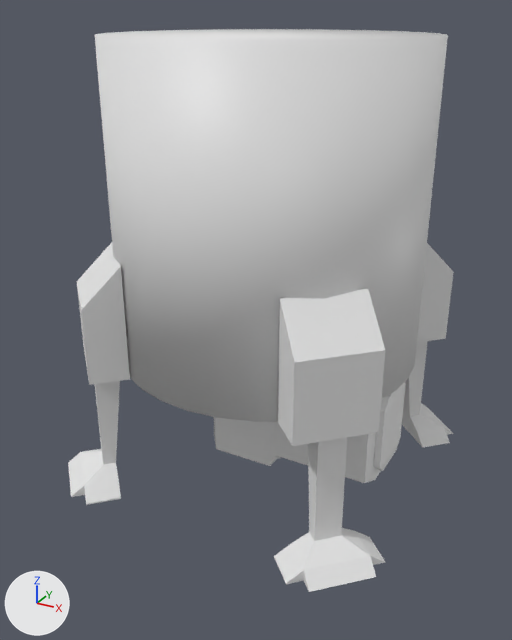
The Blender file Assets/homestead/models/habitat.blend, before and after one commit.
Camera for both pictures: a camera (50 mm lens) standing at (8.26, -15.72, 10.0) and looking at (-0.02, -0.66, 2.47). The axes (+X, +Y, +Z) are drawn at lower left. The lights are the same throughout.

The older version as bpy lines, for what is in view:
```python
me_cube_002 = bpy.data.meshes.new('Cube.002')
me_cube_002.from_pydata(...)  # 24 vertices, 26 faces; spans x -1.0..1.0, y -0.75..0.75, z -1.0..1.0
me_cube_005 = bpy.data.meshes.new('Cube.005')
me_cube_005.from_pydata(...)  # 34 vertices, 28 faces; spans x -1.22..1.25, y -0.77..1.0, z -4.4..2.0
me_cylinder = bpy.data.meshes.new('Cylinder')
me_cylinder.from_pydata(...)  # 72 vertices, 39 faces; spans x -1.0..1.0, y -1.0..1.0, z -1.01..1.0
ob_leg = bpy.data.objects.new('leg', me_cube_005)
ob_leg.location = (3.5, -3.45, 2.48)
ob_leg.rotation_euler = (0.0, 0.0, 0.785)  # degrees (0, 0, 45)
_m = ob_leg.modifiers.new('Mirror', 'MIRROR')
_m.use_axis = (True, True, False)
_m.mirror_object = ob_outercylinder
ob_outercylinder = bpy.data.objects.new('outerCylinder', me_cylinder)
ob_outercylinder.location = (0.0, 0.0, 5.46)
ob_outercylinder.scale = (4.0, 4.0, 4.0)
ob_outerdoor = bpy.data.objects.new('outerDoor', me_cube_002)
ob_outerdoor.location = (3.63, 0.0, 0.0)
ob_outerdoor.scale = (0.111, 1.11, 1.11)
# also in view: 'airlockBulk' at (1.2, 0.0, 0.0)
```
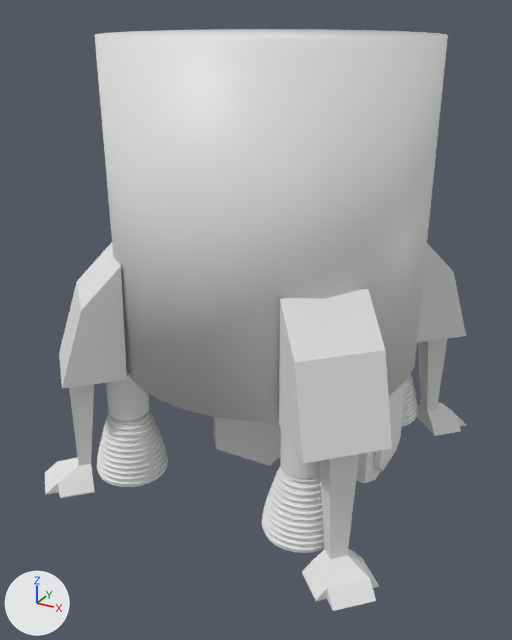
Commit message: New nozzles on habitat

Changed parts and their boxes (x1, y1, x2, y2) in the pictures (512 x 640 px; the box of a moved part takes in the faces that stretch with it):
'leg', reshaped (9% wider): before (68, 242, 454, 592); after (45, 242, 466, 611)
'nozzle', added: after (97, 374, 418, 553)
'Cylinder', added: after (106, 369, 320, 478)
part 1 of me_cube_005, moved or reshaped: before (68, 272, 454, 592); after (45, 272, 466, 611)

The change, as a list of edits to the scene's bpy script:
```text
Change me_cube_005:
    used by ob_leg; location = (3.5, -3.45, 2.48); rotation_euler = (0.0, 0.0, 0.785), in degrees (0, 0, 45)
    remove me_cube_005.from_pydata(...)  # 34 vertices, 28 faces; spans x -1.22..1.25, y -0.77..1.0, z -4.4..2.0
    add me_cube_005.from_pydata(...)  # 34 vertices, 28 faces; spans x -1.0..1.0, y -1.43..1.0, z -4.4..2.0
    me_cube_005 part 1: 30 of 34 vertices moved; they spanned x -1.22..1.25, y -0.77..1.0, z -4.4..-1.0 and now span x -1.0..1.0, y -1.43..0.92, z -4.4..-1.0; mean shift (0.0, -0.62, 0.0); largest move (1.25, -0.41, -4.38) -> (0.78, -1.06, -4.38)
Add me_cylinder_013:
    me_cylinder_013.from_pydata(...)  # a 32-sided cylinder along z spanning x -1.04..0.96, y -1.11..0.89, z -0.97..1.03
Add me_ppipe1_001:
    me_ppipe1_001.from_pydata(...)  # 1891 vertices, 1275 faces; spans x -1.22..1.22, y -0.96..1.27, z -1.21..1.21
Add ob_cylinder:
    ob_cylinder = bpy.data.objects.new('Cylinder', me_cylinder_013)
    ob_cylinder.location = (2.58, -2.99, 0.88)
    ob_cylinder.scale = (0.535, 0.535, 0.652)
    _m = ob_cylinder.modifiers.new('Mirror', 'MIRROR')
    _m.use_axis = (True, True, False)
    _m.mirror_object = ob_outercylinder
Add ob_nozzle:
    ob_nozzle = bpy.data.objects.new('nozzle', me_ppipe1_001)
    ob_nozzle.location = (2.56, -3.05, -0.77)
    ob_nozzle.rotation_euler = (1.571, 0.0, 0.0)  # degrees (90, 0, 0)
    ob_nozzle.scale = (0.8, 0.8, 0.8)
    _m = ob_nozzle.modifiers.new('Mirror', 'MIRROR')
    _m.use_axis = (True, True, False)
    _m.mirror_object = ob_outercylinder
```
